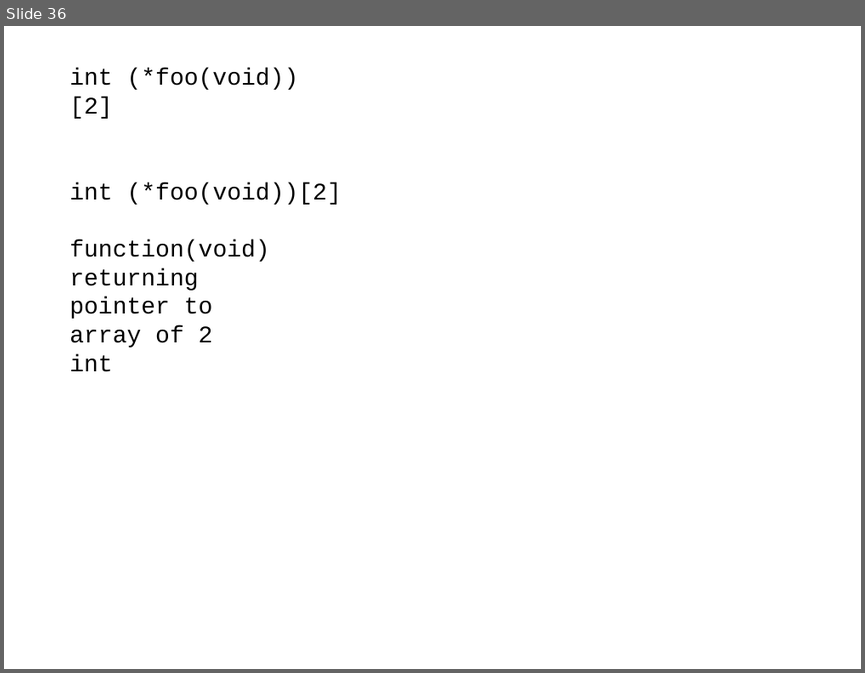
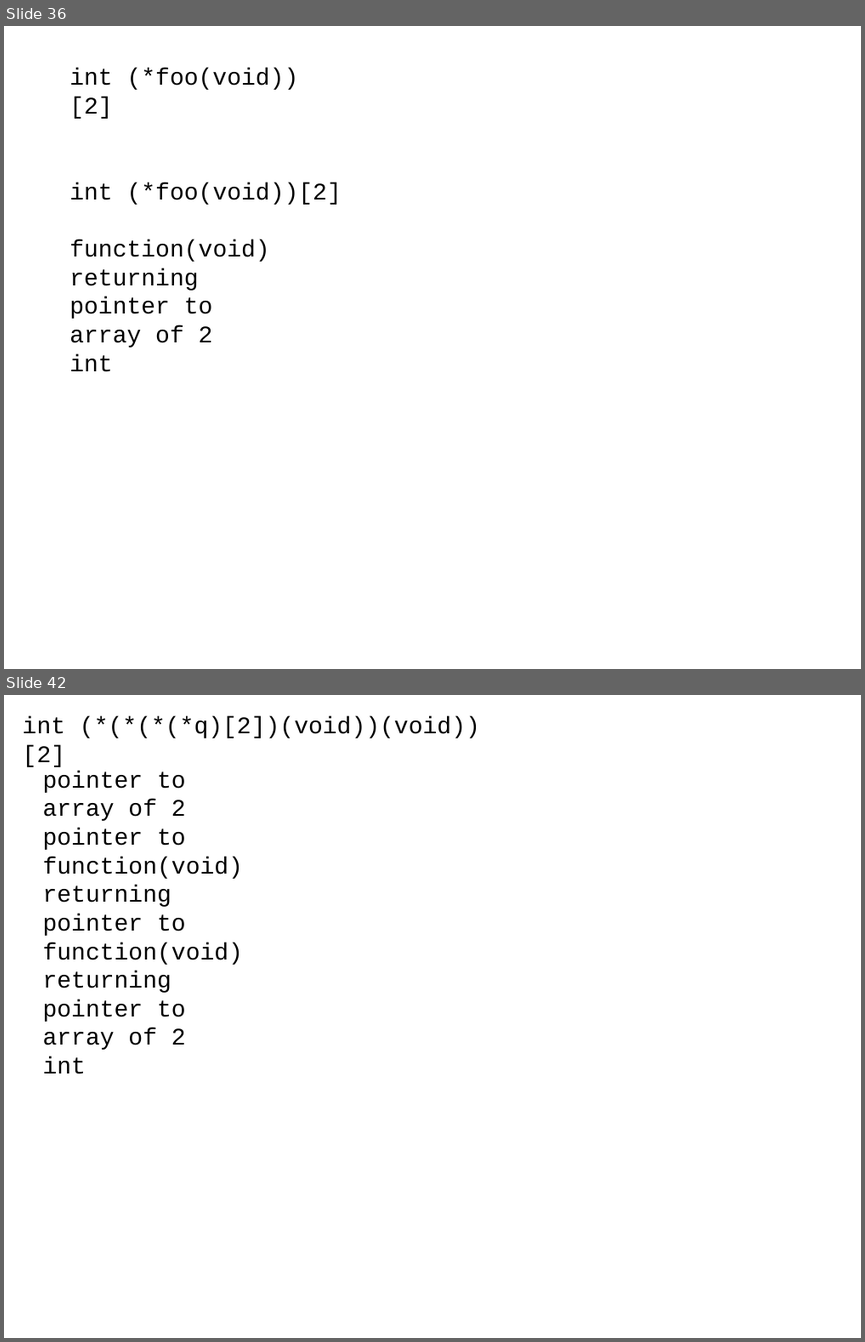
Before and after one commit to chisun-joung/osdsalgo_c, a slide deck: 01_day.pptx. Shown one above the other, each under a label of ours: slide 36 before the commit, slides 36 and 42 after it; the slides between them are not shown. The pictures are 865x673 and 865x1342 pixels, drawn with LibreOffice and Linux fonts; fonts in the diff are those of the drawing. Boxes give left, top, right and bottom in pixels: in the first picture for what was removed or moved away, otherwise in the second. Text is boxed around its words. In the diff, an @@ line names an element or a change of style, - is before the commit and + after.

```diff
--- a/01_day.pptx
+++ b/01_day.pptx
@@ slide 42 added at [4,695,861,1338], background #FFFFFF @@
@@ text added at [23,716,480,767], 20 pt, text #000000 @@
+int (*(*(*(*q)[2])(void))(void))[2]
@@ text added at [43,771,243,1074], 20 pt, text #000000 @@
+pointer to
+array of 2
+pointer to
+function(void) returning
+pointer to
+function(void) returning
+pointer to
+array of 2
+int
```
Also in this commit, not shown: 1 slide changed, 7 other slides added, 1 other file.
